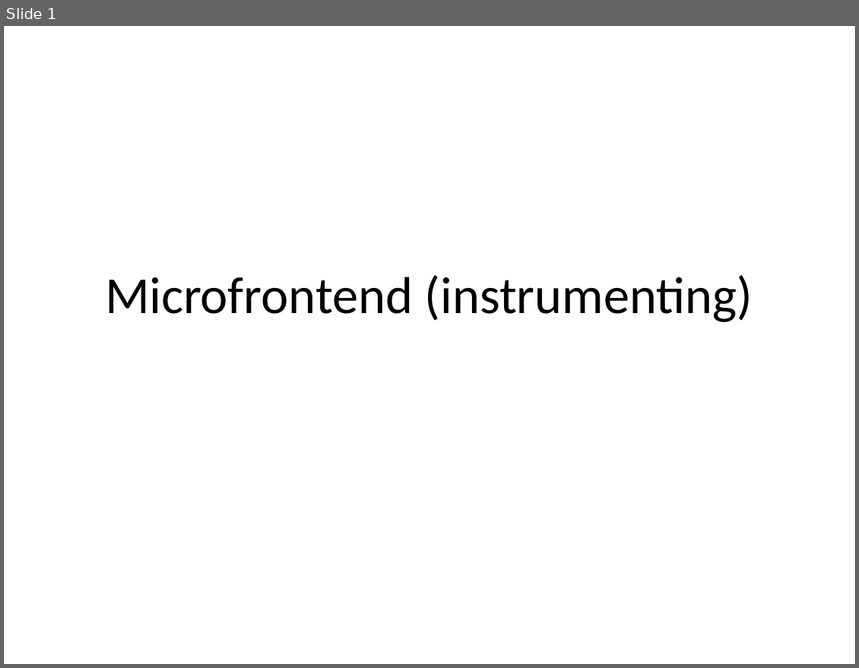
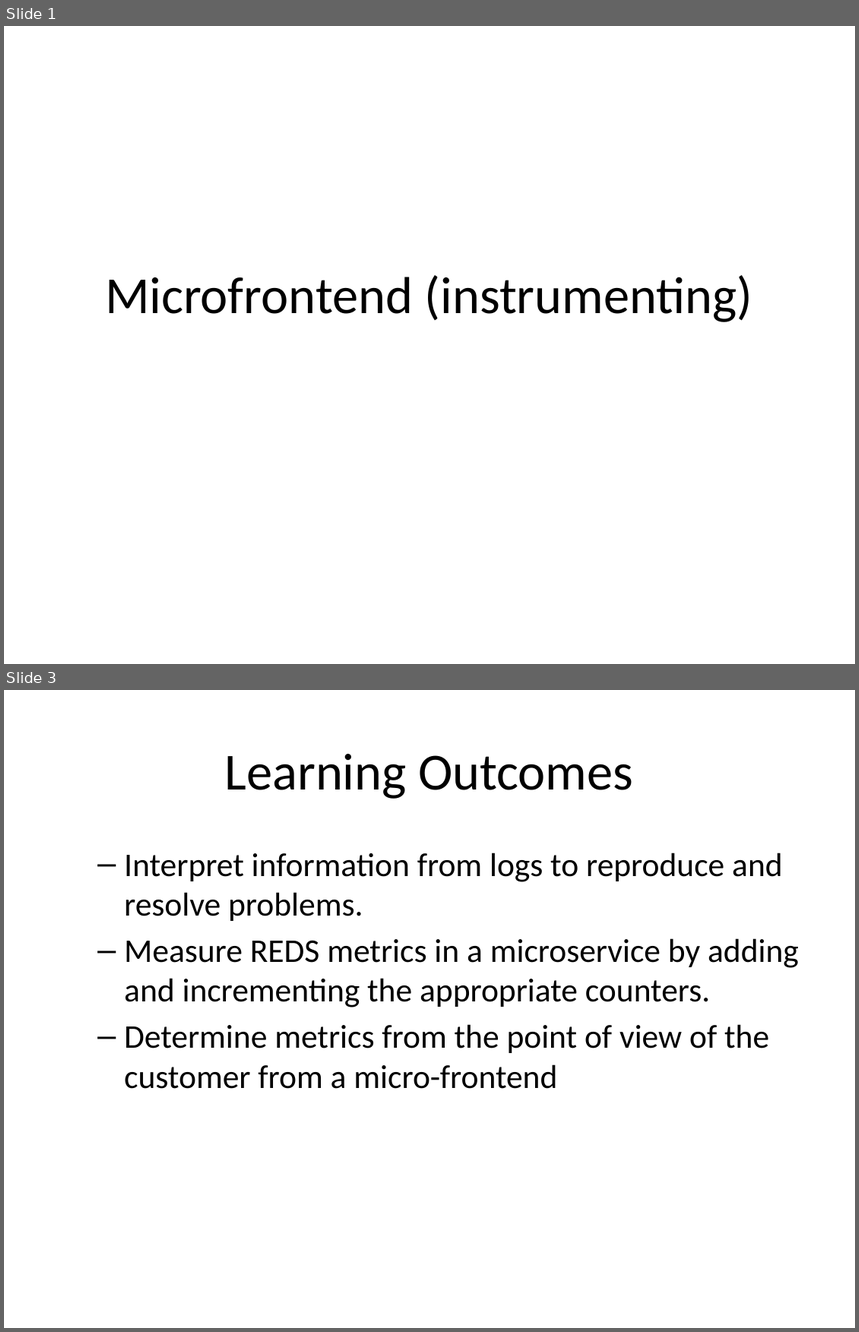
Before and after one commit to rhildred/INFO8985, a slide deck: microfrontend_instrumenting/slides.pptx. Shown one above the other, each under a label of ours: slide 1 before the commit, slides 1 and 3 after it; the slides between them are not shown. The pictures are 859x668 and 859x1332 pixels, drawn with LibreOffice and Linux fonts; fonts in the diff are those of the drawing. Boxes give left, top, right and bottom in pixels: in the first picture for what was removed or moved away, otherwise in the second. Text is boxed around its words. In the diff, an @@ line names an element or a change of style, - is before the commit and + after.

```diff
--- a/microfrontend_instrumenting/slides.pptx
+++ b/microfrontend_instrumenting/slides.pptx
@@ slide 3 added at (x1=4, y1=690, x2=855, y2=1328), background #FFFFFF @@
@@ title added at (x1=225, y1=754, x2=633, y2=799), 44 pt, text #000000 @@
+Learning Outcomes
@@ text added at (x1=124, y1=853, x2=799, y2=1089), 28 pt, text #000000 @@
+  – Interpret information from logs to reproduce and resolve problems.
+  – Measure REDS metrics in a microservice by adding and incrementing the appropriate counters.
+  – Determine metrics from the point of view of the customer from a micro-frontend
```
Also in this commit, not shown: 1 slide changed, 5 other slides added, 13 other files.
